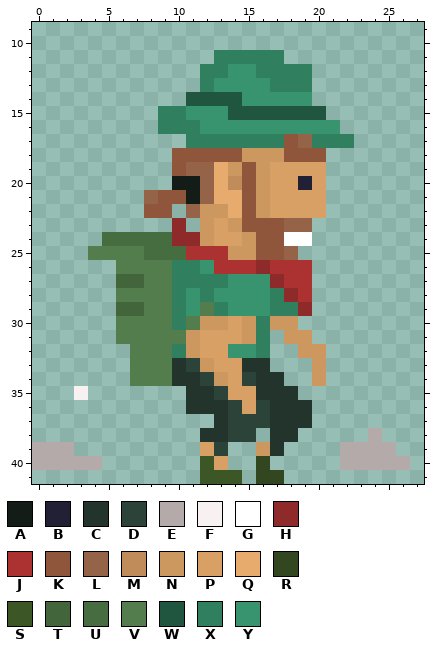
Pixel-art sprite, stored at Assets/Sprite/CHARACTER/jump/character Lintang jump14.png. Above: the version before the commit.
The file is 32x60 pixels. Shown: x 0..27, y 9..41. The old version is drawn lined up with the new one, on the new canvas.
Palette (. is transparent): A #141c18  B #222034  C #22342c  D #2c4339  E #b4aaaa  F #f8f1f1  G #ffffff  H #8f2a2a  J #ac3232  K #8f563b  L #956348  M #c08d5a  N #cd9760  P #d9a066  Q #e7ab6e  R #32461f  S #3d5626  T #42653c  U #466d40  V #537d4c  W #205640  X #30805f  Y #37946e
Pixels before, first column x 0:
11 .............XXXXX.........
12 ............XXYYXXXX.......
13 ............XYYYYXXX.......
14 ...........WWWWYYYYY.......
15 .........XXYYYWWWWWWW......
16 .........XXXYYYYYYYYYY.....
17 ...........XXXXXXXKLXXX....
18 ..........KKKKKNNNKKK......
19 ..........KLLQNKNPPPP......
20 ..........AALQMKNPPBP......
21 ........LKKALQQKNPPPP......
22 ........KK.LNNQKNPPPP......
23 ..........H.NPNKKKLL.......
24 .....UUUUUHHNPPNKKGG.......
25 ....VVVVUUUJJJNNKKL........
26 ......VVVVXXYJJJHJJJ.......
27 ......TTVVXXXXYYYHJJ.......
28 ......VVVVXYXYYYYXHJ.......
29 ......TTVVXYVXYYYXXH.......
30 ......VVVVXVNNPNXNN........
31 ......VVVVVNPPPNX.NN.......
32 .......VVVXNPPYYX..NN......
33 .......VVVCDNPPCC...N......
34 .......VVVCCDNPDCC..N......
35 ...F.......CCDPPCCC........
36 ...........CCCDPDCCC.......
37 .............CDDDCCC.......
38 ............CCDD.CC.....E..
39 EEE.........PD..NC....EEEE.
40 EEEEE.......SP..R.....EEEEE
41 ............SSS.RR.........
Now the later version:
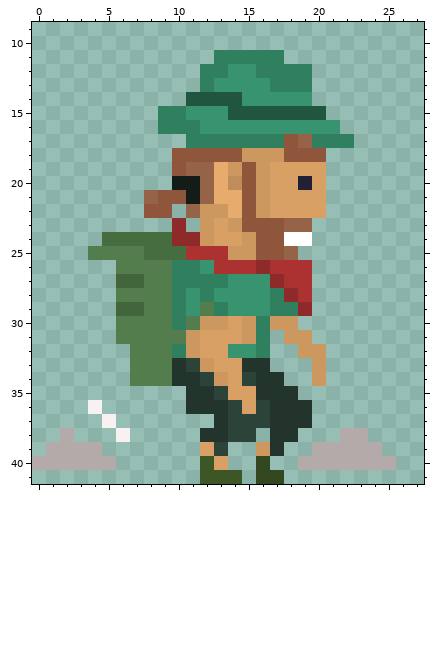
From the commit log: character utama - jump revised1
From old to new:
canvas 32x60 -> 32x42, the old top-left corner now at 0,-18 (the part of the old canvas that was cut away was empty and is not shown)
Changed rows in their new state; - is an unchanged pixel.
first column x 0:
35 ---.-----------------------
36 ----F----------------------
37 -----F---------------------
38 --E---F---------------EE.--
39 .--EE---------------EE---.-
40 -----E-------------EEE----.
Changed places in both pictures, as pixel boxes (x1, y1, x2, y2):
changed: (32, 386, 130, 470)
changed: (298, 428, 410, 470)
